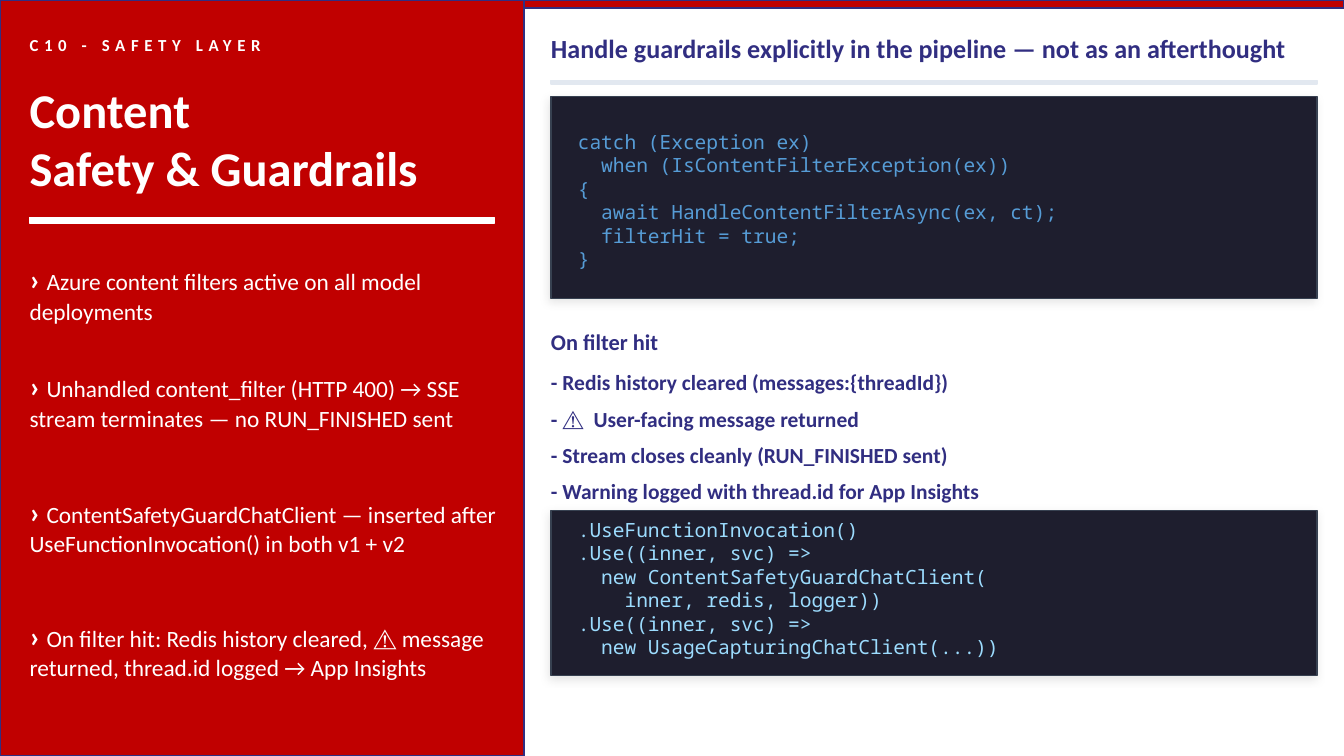
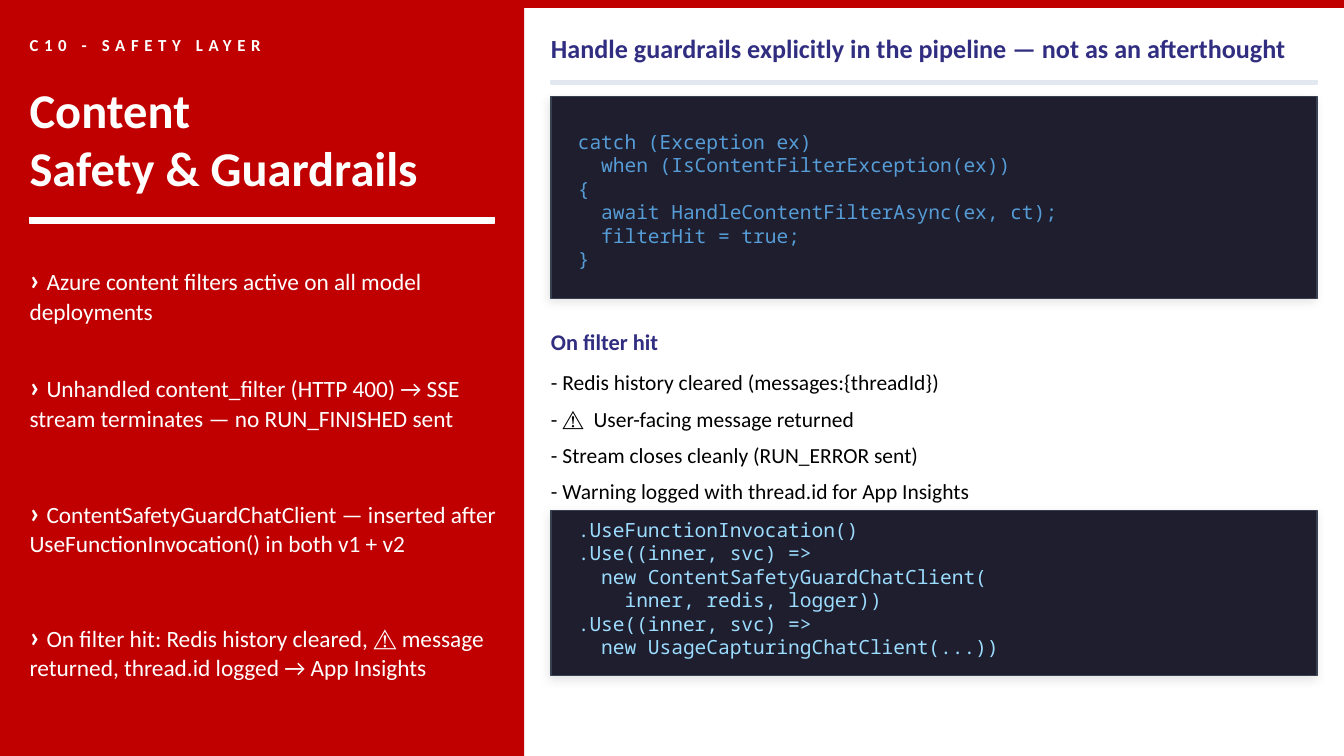
Before and after one commit to sreyanchoudhury/HelpdeskAI.CSharp, a slide deck: slide 14 of conference/HelpdeskAI-Kolkata-2026.pptx. Drawn at 1344x756 pixels with LibreOffice and Linux fonts; fonts in the diff are those of the drawing. Boxes give left, top, right and bottom in pixels: in the first picture for what was removed or moved away, otherwise in the second. Text is boxed around its words. In the diff, an @@ line names an element or a change of style, - is before the commit and + after.

```diff
--- a/conference/HelpdeskAI-Kolkata-2026.pptx
+++ b/conference/HelpdeskAI-Kolkata-2026.pptx
@@ rectangle at [0,0,524,755]: outline #312E81 0.75 pt to none @@
@@ rectangle at [524,0,1344,8]: outline #312E81 0.75 pt to none @@
@@ text at [562,447,918,467]: text changed; text colour #312E81 to #000000; bold off @@
-- Stream closes cleanly (RUN_FINISHED sent)
+- Stream closes cleanly (RUN_ERROR sent)
@@ text colour #312E81 to #000000, bold off in 3 elements at [562,374,939,394], [594,412,854,431], [562,484,969,503] @@
```
Also in this commit, not shown: 2 other slides changed.
